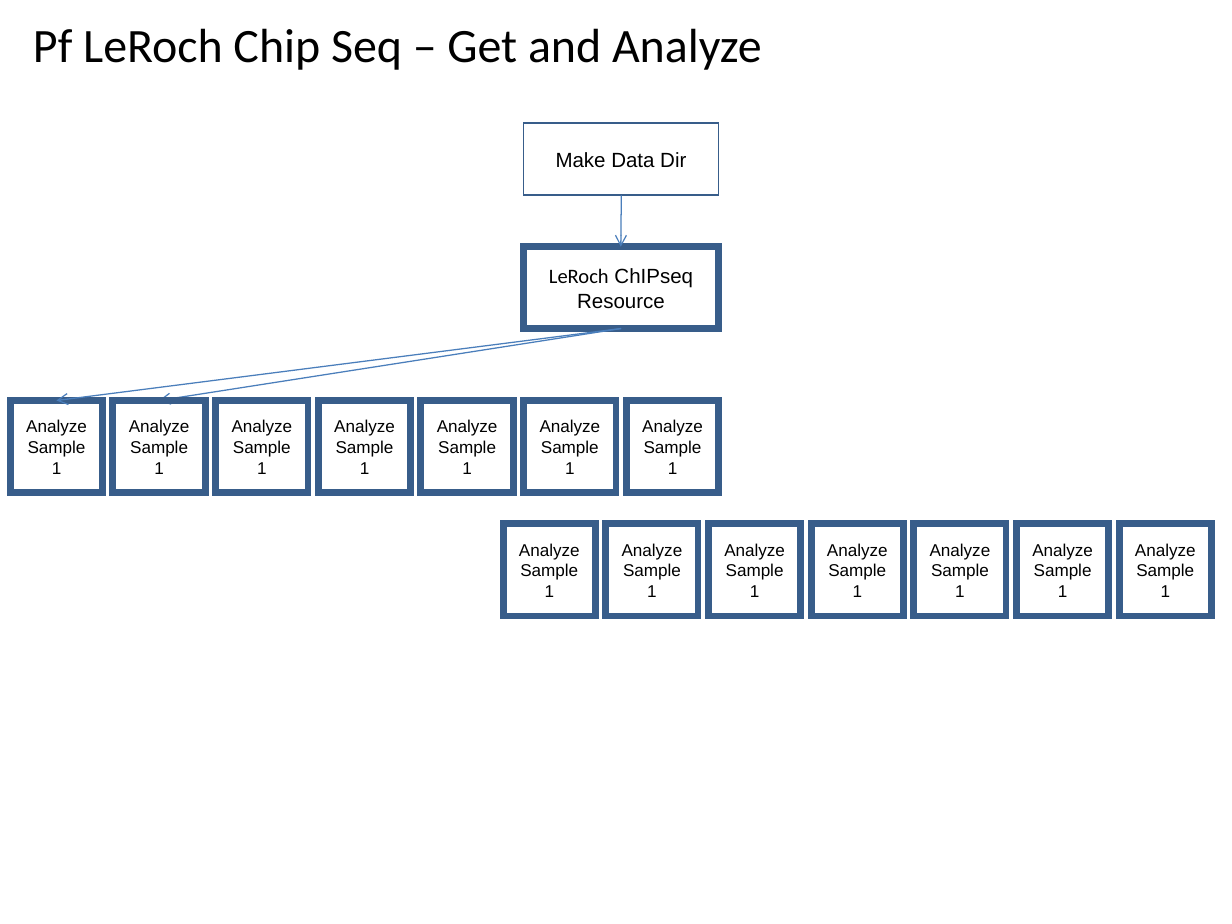
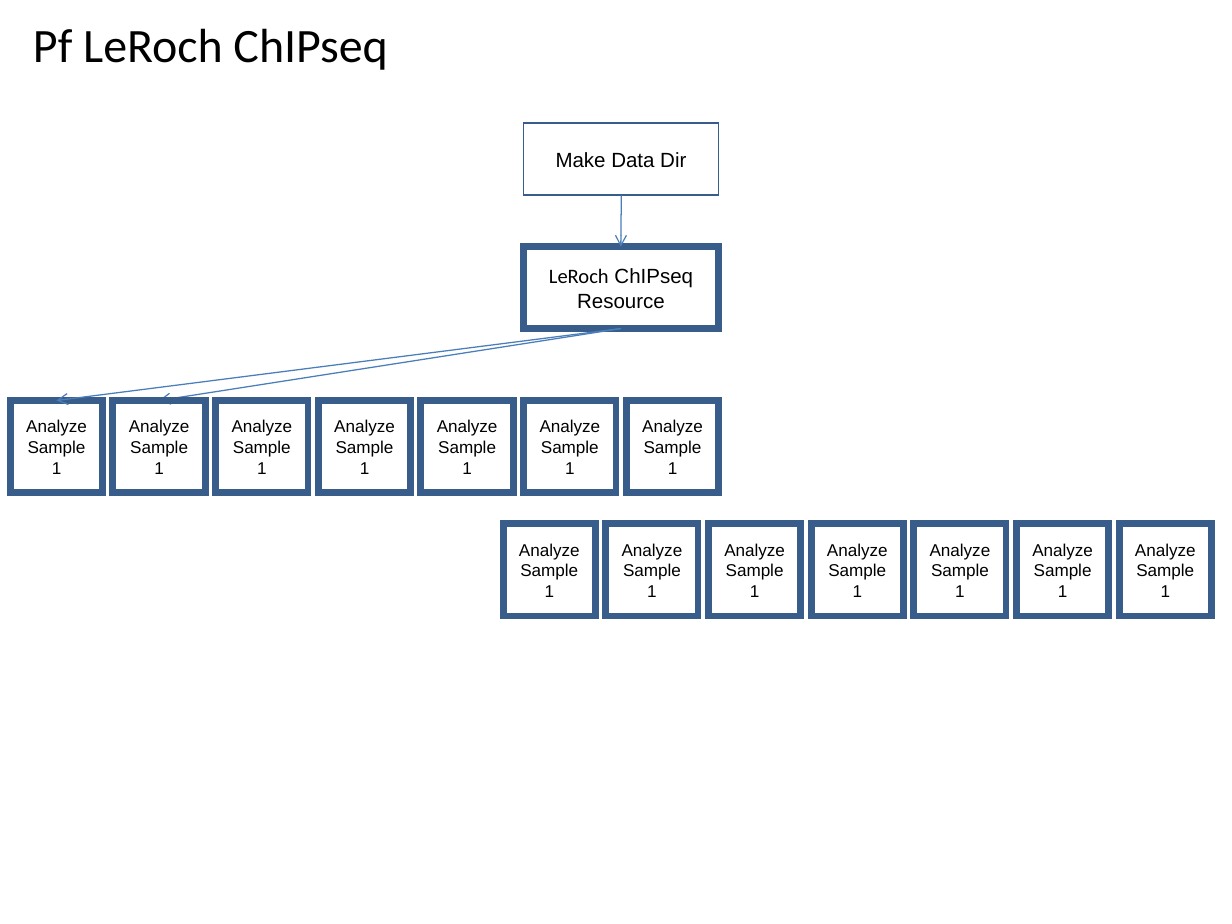
Before and after one commit to VEuPathDB/ApiCommonWorkflow, a slide deck: slide 16 of Main/doc/IntegratedWorkflow.ppt. Drawn at 1232x924 pixels with LibreOffice and Linux fonts; fonts in the diff are those of the drawing. Boxes give left, top, right and bottom in pixels: in the first picture for what was removed or moved away, otherwise in the second. Text is boxed around its words. In the diff, an @@ line names an element or a change of style, - is before the commit and + after.

```diff
--- a/Main/doc/IntegratedWorkflow.ppt
+++ b/Main/doc/IntegratedWorkflow.ppt
@@ title at [33, 28, 387, 70]: text changed @@
-Pf LeRoch Chip Seq – Get and Analyze
+Pf LeRoch ChIPseq
```
Also in this commit, not shown: 5 other slides changed, 1 slide added, 2 other files.
